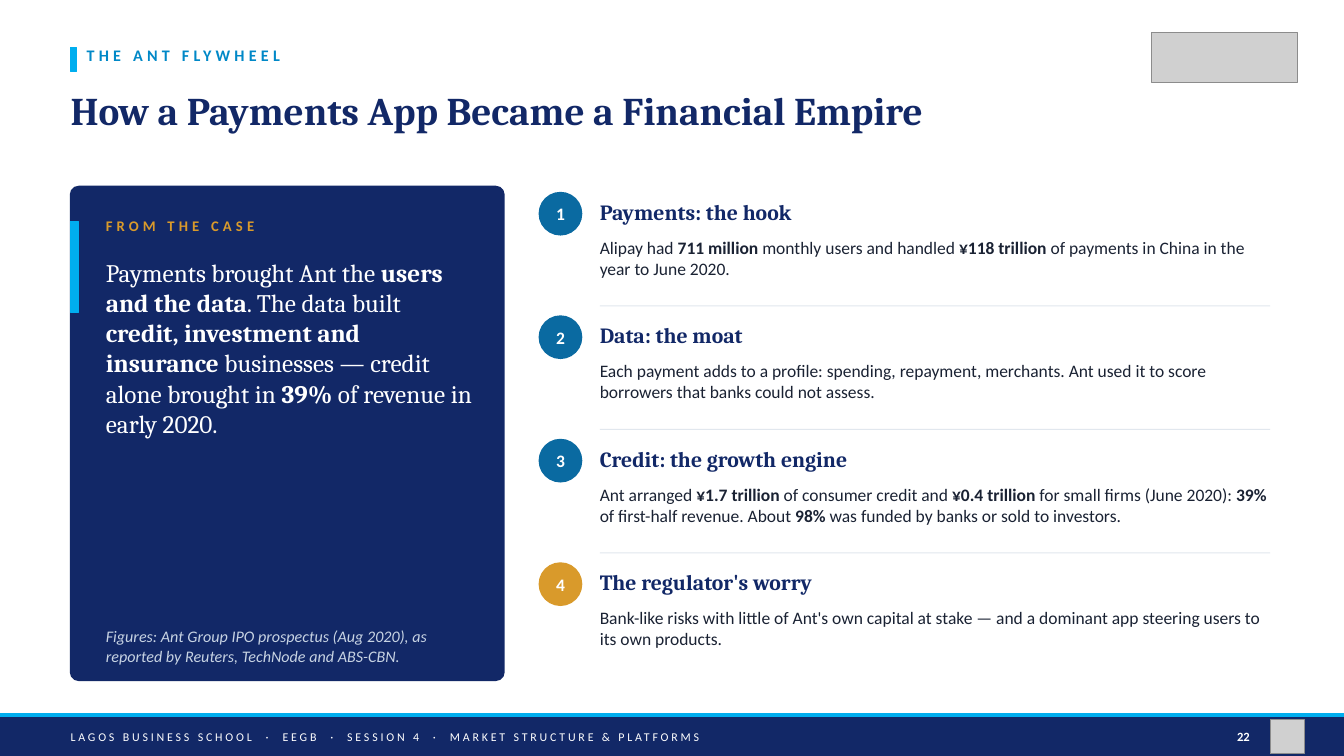
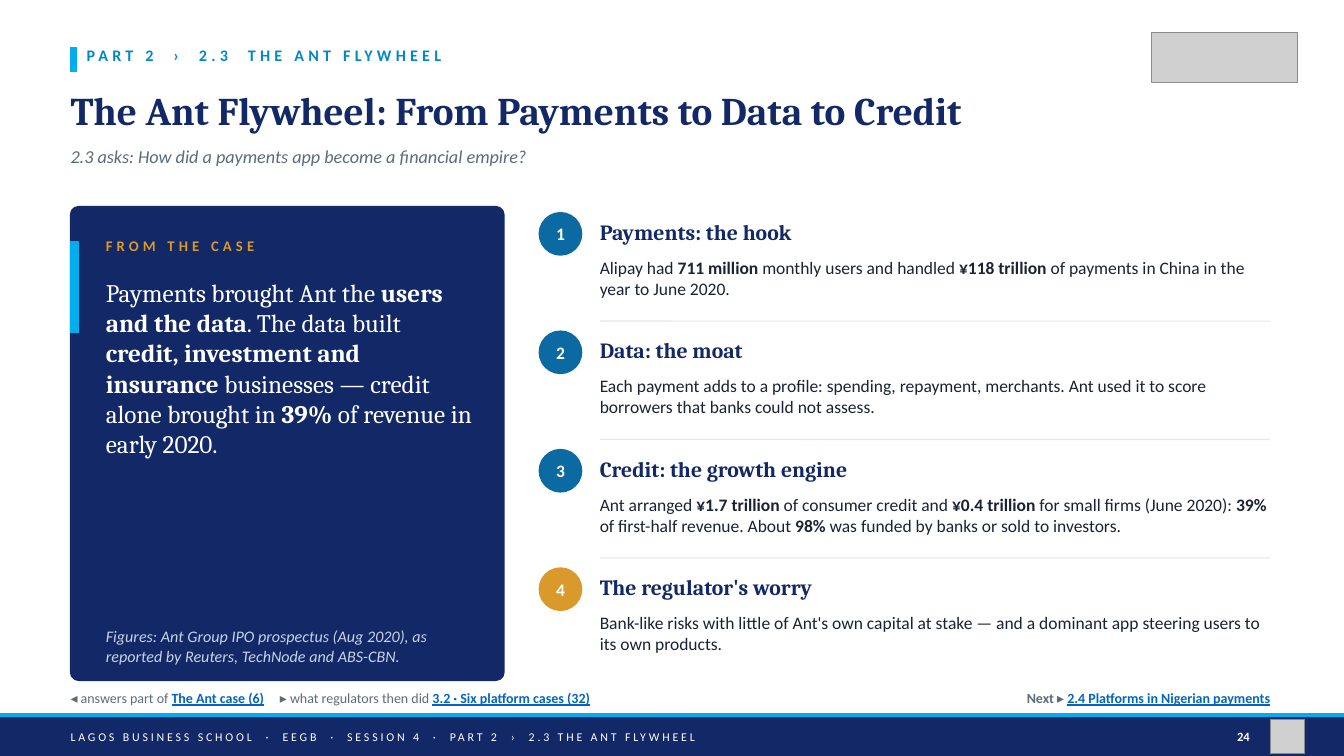
Before and after one commit to adibongo/eegb, a slide deck: slide 24 of sessions/s04/slides/EEGB_S04_Market_Structure_Platforms_Competition_Policy.pptx (slide 22 before the commit). Drawn at 1344x756 pixels with LibreOffice and Linux fonts; fonts in the diff are those of the drawing; grey boxes stand for pictures. Boxes give left, top, right and bottom in pixels: in the first picture for what was removed or moved away, otherwise in the second. Text is boxed around its words. In the diff, an @@ line names an element or a change of style, - is before the commit and + after.

```diff
--- a/sessions/s04/slides/EEGB_S04_Market_Structure_Platforms_Competition_Policy.pptx
+++ b/sessions/s04/slides/EEGB_S04_Market_Structure_Platforms_Competition_Policy.pptx
@@ text at box(145, 50, 228, 61): text changed @@
-THE ANT FLYWHEEL
+PART 2 › 2.3 THE ANT FLYWHEEL
@@ text at box(71, 97, 962, 134): text changed @@
-How a Payments App Became a Financial Empire
+The Ant Flywheel: From Payments to Data to Credit
@@ text added at box(71, 150, 527, 166), 13 pt, text #5C6B7A, italic @@
+2.3 asks: How did a payments app become a financial empire?
@@ rounded rectangle: place and size @@
-rounded rectangle at box(71, 187, 504, 681)
+rounded rectangle at box(71, 207, 504, 681)
@@ 3 texts, 1 rectangle, 1 ellipse: place and size @@
-3 texts, 1 rectangle, 1 ellipse at box(71, 193, 792, 313)
+3 texts, 1 rectangle, 1 ellipse at box(71, 213, 792, 333)
@@ text "Alipay had 711 million monthly ...": place and size @@
-text "Alipay had 711 million monthly ..." at box(600, 241, 1245, 278)
+text "Alipay had 711 million monthly ..." at box(600, 261, 1245, 298)
@@ text "Payments brought Ant the users ...": place and size @@
-text "Payments brought Ant the users ..." at box(106, 264, 472, 439)
+text "Payments brought Ant the users ..." at box(106, 284, 472, 459)
@@ 2 texts, 1 line, 1 ellipse: place and size @@
-2 texts, 1 line, 1 ellipse at box(539, 307, 1270, 358)
+2 texts, 1 line, 1 ellipse at box(539, 322, 1270, 374)
@@ text "Each payment adds to a ...": place and size @@
-text "Each payment adds to a ..." at box(600, 365, 1206, 398)
+text "Each payment adds to a ..." at box(600, 380, 1206, 413)
@@ 2 texts, 1 ellipse, 1 line: place and size @@
-2 texts, 1 ellipse, 1 line at box(539, 430, 1270, 482)
+2 texts, 1 ellipse, 1 line at box(539, 440, 1270, 492)
@@ text "Ant arranged ¥1.7 trillion of ...": place and size @@
-text "Ant arranged ¥1.7 trillion of ..." at box(600, 488, 1266, 525)
+text "Ant arranged ¥1.7 trillion of ..." at box(600, 498, 1266, 535)
@@ 2 texts, 1 ellipse, 1 line: place and size @@
-2 texts, 1 ellipse, 1 line at box(539, 554, 1270, 605)
+2 texts, 1 ellipse, 1 line at box(539, 559, 1270, 610)
@@ text "Bank-like risks with little of ...": place and size @@
-text "Bank-like risks with little of ..." at box(600, 612, 1260, 648)
+text "Bank-like risks with little of ..." at box(600, 617, 1260, 653)
@@ text added at box(81, 691, 590, 707), 10 pt, text #0563C1, bold, underline @@
+◂ answers part of The Ant case (6) ▸ what regulators then did 3.2 · Six platform cases (32)
@@ text added at box(1027, 693, 1270, 706), 10 pt, text #0563C1, bold, underline @@
+Next ▸ 2.4 Platforms in Nigerian payments
@@ text at box(71, 733, 549, 741): text changed @@
-LAGOS BUSINESS SCHOOL · EEGB · SESSION 4 · MARKET STRUCTURE & PLATFORMS
+LAGOS BUSINESS SCHOOL · EEGB · SESSION 4 · PART 2 › 2.3 THE ANT FLYWHEEL
@@ text at box(1237, 732, 1250, 741): text changed @@
-22
+24
```
Also in this commit, not shown: 38 other slides changed, 2 slides added, 1 slide removed, 11 other files.
